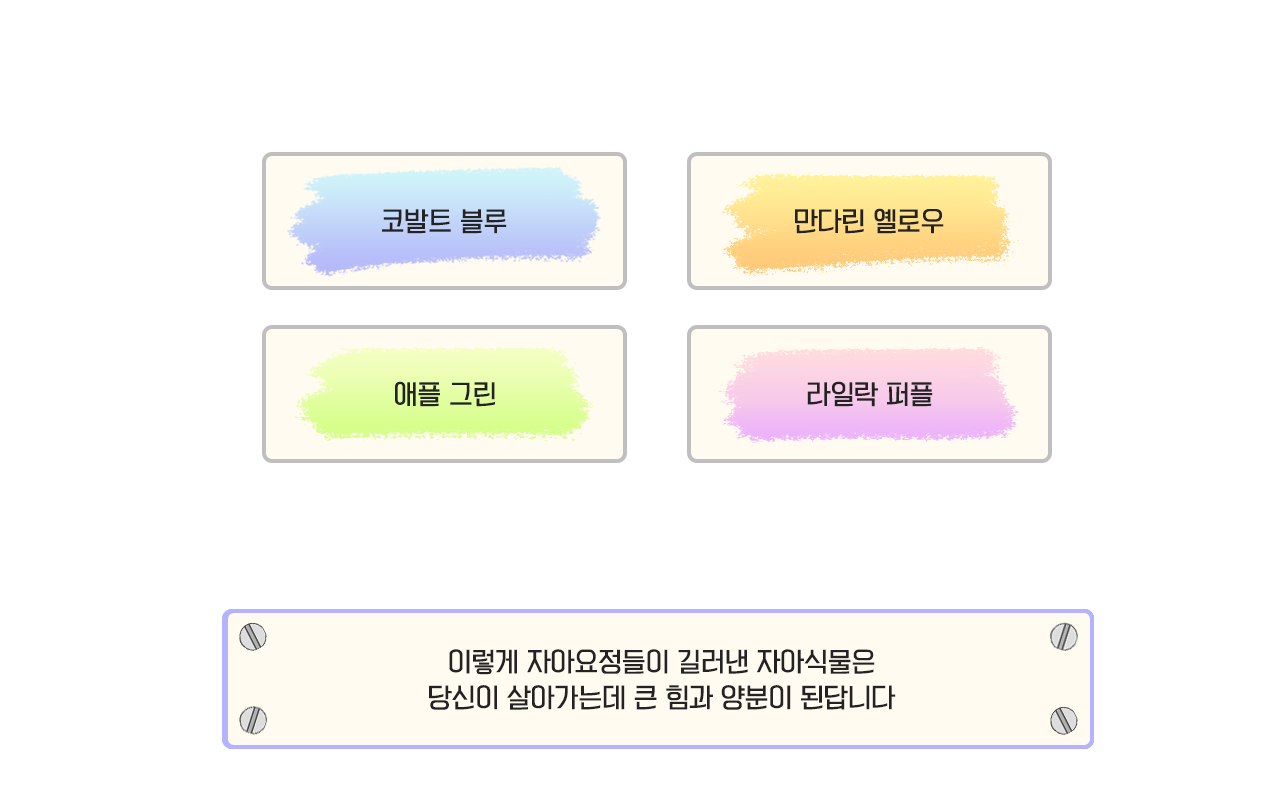
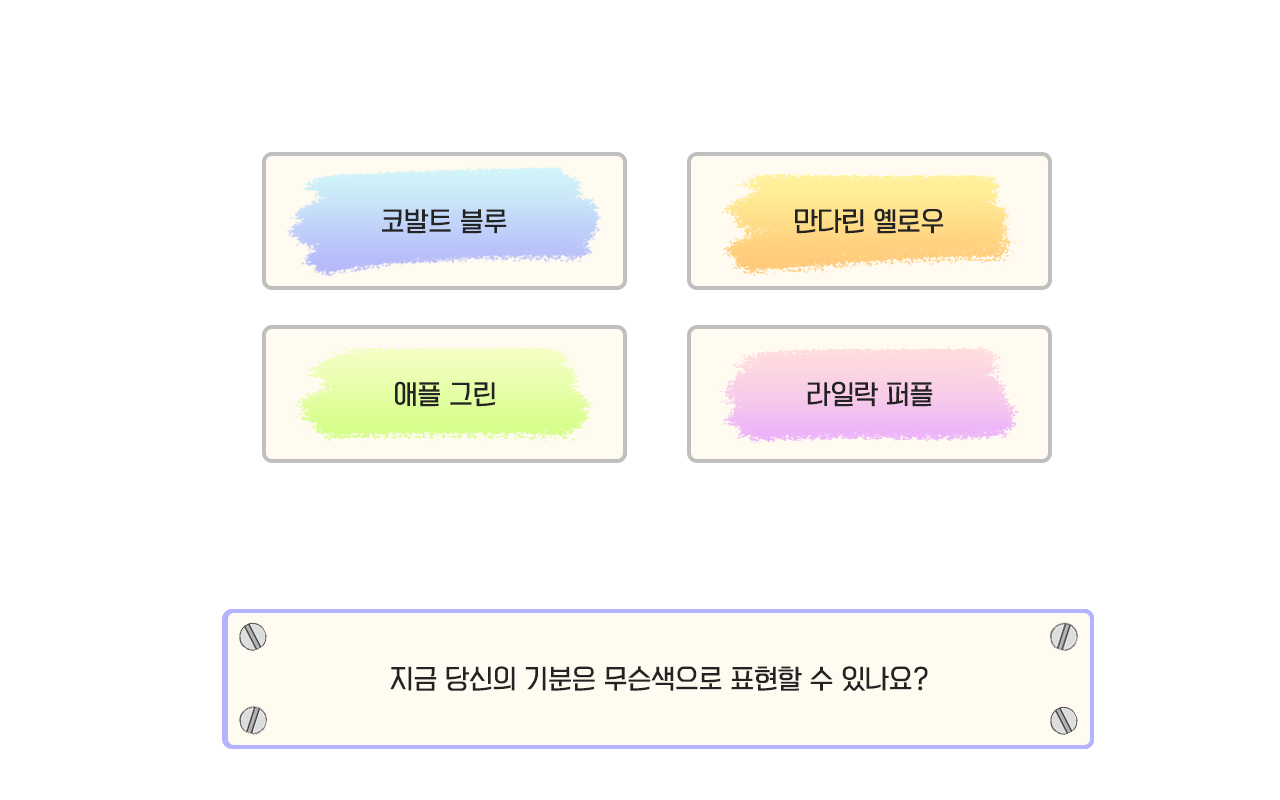
Layer changes from the first (1280, 800) image to the second:
hid "10=PNG" over [224, 609, 1094, 749]
hid "09=PNG" over [222, 609, 1090, 749]
hid "08=PNG" over [224, 609, 1094, 749]
